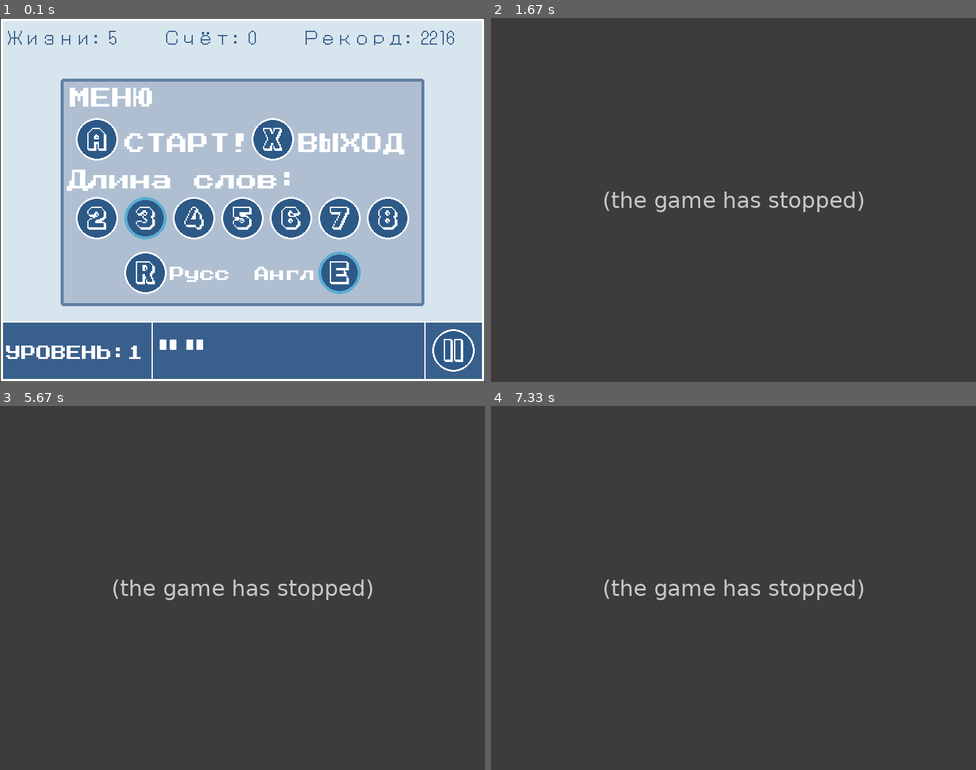
Above: before the commit, frames 1-4 (two rows, left to right).
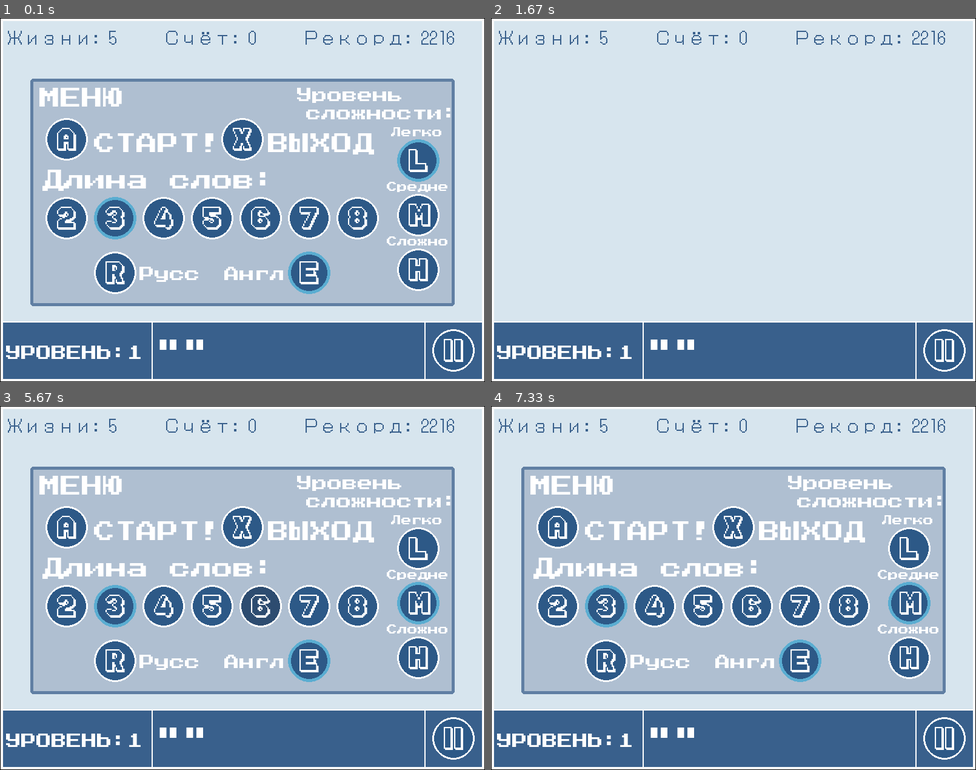
Above: after the commit, the same moments.

Repository: fhiwniwxnms/PygameProject
Game: pygame game, started from main.py
Same seed, same stepped clock (60 frames per second), same inputs: the game is played once before the commit and once after it.
Inputs (mouse positions are in pixels of both pictures, inside the frame that each line leads up to):
- Up to frame 1 (0.1 s): no input
- Up to frame 2 (1.67 s): press the mouse at (849, 218) at 0.37 s; move the mouse to (752, 152) at 0.47 s; release the mouse at (660, 87) at 0.6 s; click (558, 138) at 0.72 s; press the mouse at (849, 218) at 1.03 s; move the mouse to (791, 232) at 1.13 s; release the mouse at (733, 243) at 1.27 s; press the mouse at (849, 218) at 1.37 s; move the mouse to (718, 178) at 1.47 s; release the mouse at (588, 141) at 1.6 s
- Up to frame 3 (5.67 s): click (383, 507) at 2.72 s; press the mouse at (383, 507) at 3.03 s; move the mouse to (223, 529) at 3.13 s; release the mouse at (63, 551) at 3.27 s; click (174, 511) at 3.38 s; click (77, 478) at 3.72 s; click (417, 475) at 4.55 s; press the mouse at (455, 737) at 5.37 s; move the mouse to (363, 679) at 5.47 s; release the mouse at (271, 617) at 5.6 s
- Up to frame 4 (7.33 s): click (578, 624) at 5.72 s; click (772, 580) at 6.05 s; press the mouse at (908, 657) at 6.37 s; move the mouse to (801, 635) at 6.47 s; release the mouse at (689, 609) at 6.6 s; press the mouse at (558, 526) at 6.7 s; move the mouse to (592, 544) at 6.8 s; release the mouse at (626, 562) at 6.93 s; press the mouse at (946, 737) at 7.03 s; move the mouse to (811, 682) at 7.13 s; release the mouse at (680, 628) at 7.27 s

The runs differ from the first frame. In frame 1, 25% of the frame differs, in the area x 6-94%, y 16-80%; in frame 2, 100%, in the area x 0-100%, y 0-100%; in frame 3, 100%; in frame 4, 100%.
Before the commit the program exited at 0.47 s; later frames show no game.

Commit message:
Добавлены кнопки изменения скорости

Diff:
--- a/main.py
+++ b/main.py
@@ -28,8 +28,10 @@
 new_level = True
 choices = [False, True, False, False, False, False, False]
 language = [False, True]
+speed = [True, False, False]
 
 header_font = pygame.font.Font('assets/fonts/PressStart2P.ttf', 25)
+level_font = pygame.font.Font('assets/fonts/PressStart2P.ttf', 17)
 pause_font = pygame.font.Font('assets/fonts/1up.ttf', 38)
 banner_font = pygame.font.Font('assets/fonts/DotGothic16.ttf', 28)
 string_font = pygame.font.Font('assets/fonts/PressStart2P.ttf', 44)
@@ -58,11 +60,11 @@
 
 
 class Word:
-    def __init__(self, text, speed, x_pos, y_pos):
+    def __init__(self, text, sp, x_pos, y_pos):
         self.x_pos = x_pos
         self.y_pos = y_pos
         self.text = text
-        self.speed = speed
+        self.speed = sp
 
     def draw(self):
         screen.blit(font.render(self.text, True, '#39608c'), (self.x_pos, self.y_pos))
@@ -116,23 +118,29 @@
 def draw_pause():
     choice_commits = copy.deepcopy(choices)
     language_commits = copy.deepcopy(language)
+    speed_commits = copy.deepcopy(speed)
     surface = pygame.Surface((WIDTH, HEIGHT), pygame.SRCALPHA)
-    pygame.draw.rect(surface, '#afbfd1', [100, 100, 600, 375], 0, 5)
-    pygame.draw.rect(surface, '#607fa3', [100, 100, 600, 375], 5, 5)
-    resume_btn = Button(160, 200, 'A', False, surface)
+    pygame.draw.rect(surface, '#afbfd1', [50, 100, 700, 375], 0, 5)
+    pygame.draw.rect(surface, '#607fa3', [50, 100, 700, 375], 5, 5)
+    resume_btn = Button(110, 200, 'A', False, surface)
     resume_btn.draw()
-    quit_btn = Button(450, 200, 'X', False, surface)
+    quit_btn = Button(400, 200, 'X', False, surface)
     quit_btn.draw()
 
-    surface.blit(label_font.render('МЕНЮ', True, 'white'), (115, 115))
-    surface.blit(label_font.render('СТАРТ!', True, 'white'), (205, 190))
-    surface.blit(label_font.render('ВЫХОД', True, 'white'), (492, 190))
-    surface.blit(label_font.render('Длина слов:', True, 'white'), (110, 250))
-    surface.blit(header_font.render('Русс', True, 'white'), (280, 410))
-    surface.blit(header_font.render('Англ', True, 'white'), (420, 410))
+    surface.blit(label_font.render('МЕНЮ', True, 'white'), (65, 115))
+    surface.blit(header_font.render('Уровень', True, 'white'), (490, 115))
+    surface.blit(header_font.render('сложности:', True, 'white'), (505, 145))
+    surface.blit(label_font.render('СТАРТ!', True, 'white'), (155, 190))
+    surface.blit(label_font.render('ВЫХОД', True, 'white'), (442, 190))
+    surface.blit(label_font.render('Длина слов:', True, 'white'), (70, 250))
+    surface.blit(header_font.render('Русс', True, 'white'), (230, 410))
+    surface.blit(header_font.render('Англ', True, 'white'), (370, 410))
+    surface.blit(level_font.render('Легко', True, 'white'), (645, 180))
+    surface.blit(level_font.render('Средне', True, 'white'), (638, 270))
+    surface.blit(level_font.render('Сложно', True, 'white'), (638, 360))
 
     for i in range(len(choices)):
-        btn = Button(160 + (i * 80), 330, str(i + 2), False, surface)
+        btn = Button(110 + (i * 80), 330, str(i + 2), False, surface)
         btn.draw()
         if btn.clicked:
             if choice_commits[i]:
@@ -140,11 +148,11 @@
             else:
                 choice_commits[i] = True
         if choices[i]:
-            pygame.draw.circle(surface, '#5aadd1', (160 + (i * 80), 330), 35, 5)
+            pygame.draw.circle(surface, '#5aadd1', (110 + (i * 80), 330), 35, 5)
 
     butt_text = ['R', 'E']
     for i in range(len(language)):
-        btn = Button(240 + (i * 320), 420, butt_text[i], False, surface)
+        btn = Button(190 + (i * 320), 420, butt_text[i], False, surface)
         btn.draw()
         if btn.clicked:
             if language_commits[i]:
@@ -152,10 +160,22 @@
             else:
                 language_commits[i] = True
         if language[i]:
-            pygame.draw.circle(surface, '#5aadd1', (240 + (i * 320), 420), 35, 5)
+            pygame.draw.circle(surface, '#5aadd1', (190 + (i * 320), 420), 35, 5)
+
+    speed_text = ['L', 'M', 'H']
+    for i in range(len(speed)):
+        btn = Button(690, 235 + (i * 90), speed_text[i], False, surface)
+        btn.draw()
+        if btn.clicked:
+            if speed_commits[i]:
+                speed_commits[i] = False
+            else:
+                speed_commits[i] = True
+        if speed[i]:
+            pygame.draw.circle(surface, '#5aadd1', (690, 235 + (i * 90)), 35, 5)
 
     screen.blit(surface, (0, 0))
-    return resume_btn.clicked, choice_commits, quit_btn.clicked, language_commits
+    return resume_btn.clicked, choice_commits, quit_btn.clicked, language_commits, speed_commits
 
 
 def check_answer(scor):
@@ -168,12 +188,13 @@
     return scor
 
 
-def generate_level(test: tuple[float, float] = (2, 3)):
+def generate_level():
     word_objs = []
     include = []
     vertical_spacing = (HEIGHT - 150) // level
     len_index = []
     length = 1
+    test = ()
 
     if language[0]:
         wordlist = words_rus.lower().split('\n')
@@ -197,14 +218,27 @@
         if choices[i]:
             include.append((len_index[i], len_index[i + 1]))
 
+    if speed[0]:
+        test = (1, 2)
+    if speed[1]:
+        test = (2, 3)
+    if speed[2]:
+        test = (3.5, 5)
+
+    if True not in speed:
+        speed[1] = True
+    if speed[0] == speed[1] or speed[1] == speed[2] or speed[0] == speed[2] or speed[0] == speed[1] == speed[2]:
+        speed[1] = True
+        speed[0], speed[2] = False, False
+
     for i in range(level):
-        speed = random.choice(test)  # Сделать кнопки для выбора скорости
+        sp = random.choice(test)
         y_pos = random.randint(50 + (i * vertical_spacing), (i + 1) * vertical_spacing)
         x_pos = random.randint(WIDTH, WIDTH + 1000)
         ind_sel = random.choice(include)
         index = random.randint(ind_sel[0], ind_sel[1])
         text = wordlist[index].lower()
-        new_word = Word(text, speed, x_pos, y_pos)
+        new_word = Word(text, sp, x_pos, y_pos)
         word_objs.append(new_word)
 
     return word_objs
@@ -225,7 +259,7 @@
     timer.tick(fps)
     pause_butt = draw_screen()
     if paused:
-        resume_butt, changes, quit_butt, changed_lang = draw_pause()
+        resume_butt, changes, quit_butt, changed_lang, changed_speed = draw_pause()
         if resume_butt:
             paused = False
         if quit_butt:
@@ -284,6 +318,7 @@
             if event.button == 1:
                 choices = changes
                 language = changed_lang
+                speed = changed_speed
 
     if pause_butt:
         paused = True
